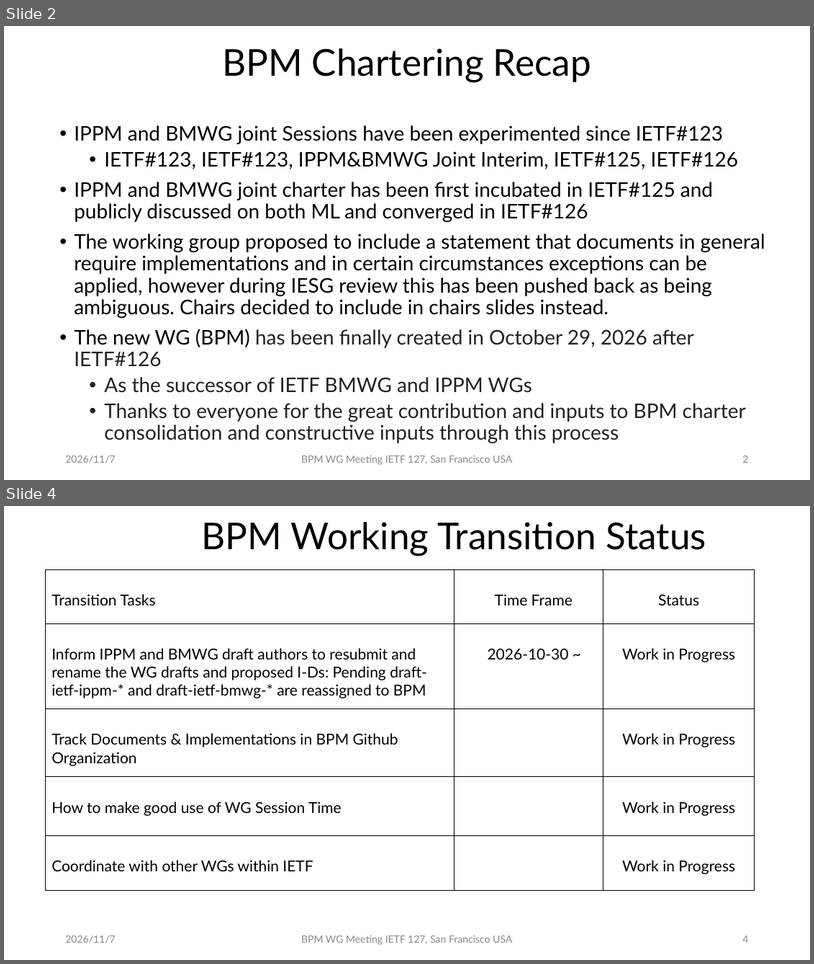
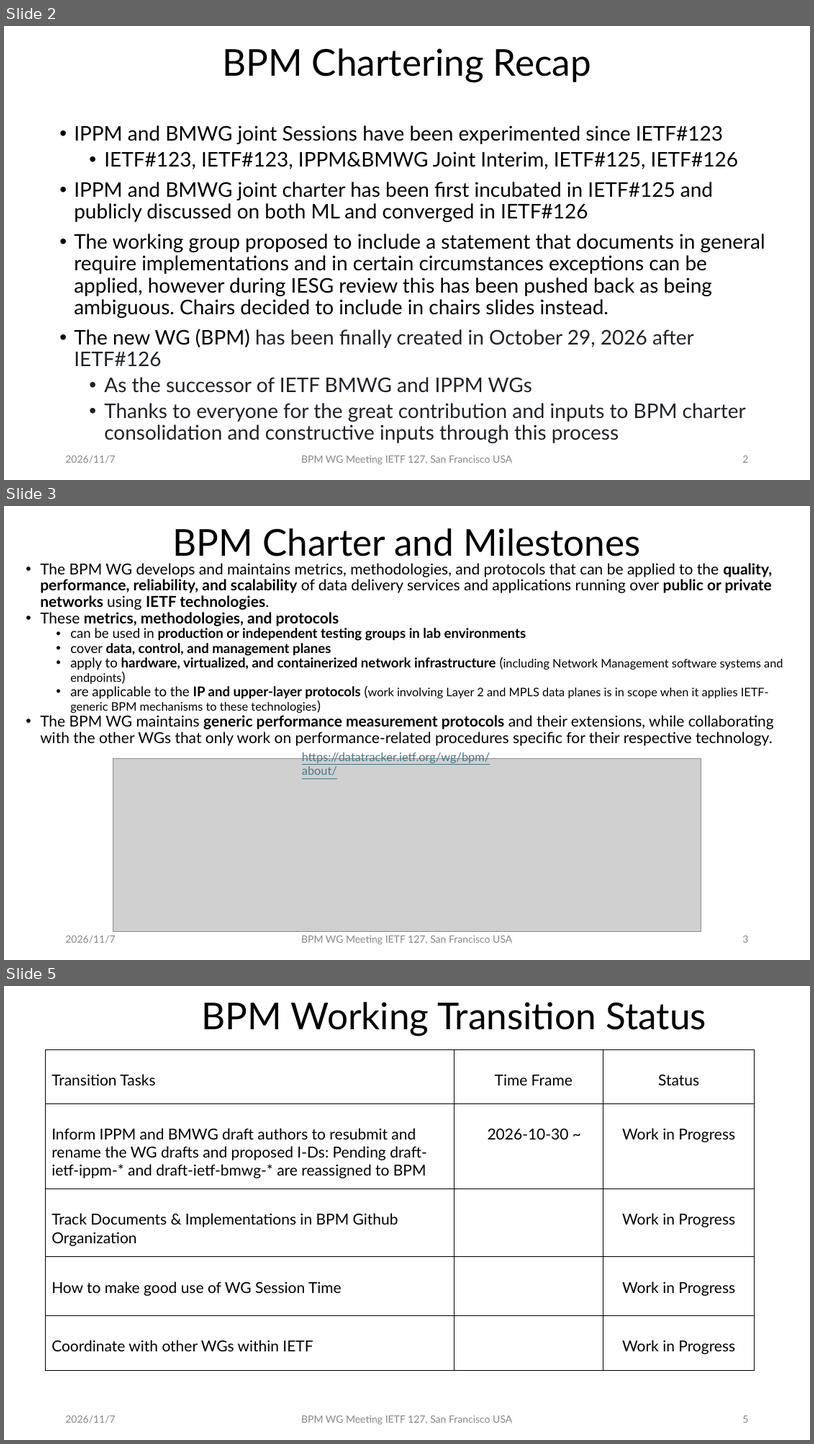
Before and after one commit to ietf-bpm-wg/meeting-materials, a slide deck: ietf127-SanFrancisco/slides/State of OPS Area-BPM-PERFMETRDIR.pptx. Shown one above the other, each under a label of ours: slides 2 and 4 before the commit, slides 2, 3 and 5 after it; the slides between them are not shown. The pictures are 814x964 and 814x1444 pixels, drawn with LibreOffice and Linux fonts; fonts in the diff are those of the drawing; grey boxes stand for pictures. Boxes give left, top, right and bottom in pixels: in the first picture for what was removed or moved away, otherwise in the second. Text is boxed around its words. In the diff, an @@ line names an element or a change of style, - is before the commit and + after.

```diff
--- a/ietf127-SanFrancisco/slides/State of OPS Area-BPM-PERFMETRDIR.pptx
+++ b/ietf127-SanFrancisco/slides/State of OPS Area-BPM-PERFMETRDIR.pptx
@@ slide 3 added at (4,506,810,960), background #FFFFFF @@
@@ title added at (172,528,640,556), 44 pt, text #000000 @@
+BPM Charter and Milestones
@@ text added at (40,563,783,746), 18 pt, text #000000 @@
+• The BPM WG develops and maintains metrics, methodologies, and protocols that can be applied to the quality, performance, reliability, and scalability of data delivery services and applications running over public or private networks using IETF technologies.
+• These metrics, methodologies, and protocols
+  • can be used in production or independent testing groups in lab environments
+  • cover data, control, and management planes
+  • apply to hardware, virtualized, and containerized network infrastructure (including Network Management software systems and endpoints)
+  • are applicable to the IP and upper-layer protocols (work involving Layer 2 and MPLS data planes is in scope when it applies IETF-generic BPM mechanisms to these technologies)
+• The BPM WG maintains generic performance measurement protocols and their extensions, while collaborating with the other WGs that only work on performance-related procedures specific for their respective technology.
@@ picture added at (113,758,702,931) @@
@@ text added at (302,751,490,775), 14 pt, text #467886, underline @@
+https://datatracker.ietf.org/wg/bpm/about/
@@ text added at (65,935,115,943), 12 pt, text #888888 @@
+2026/11/7
@@ text added at (301,935,512,944), 12 pt, text #888888 @@
+BPM WG Meeting IETF 127, San Francisco USA
@@ page number added at (743,935,748,942), 12 pt, text #888888 @@
+3
@@ what was slide 4 is now slide 5 @@
@@ page number at (743,1415,748,1422): text changed @@
-4
+5
```
Also in this commit, not shown: 1 slide changed.
